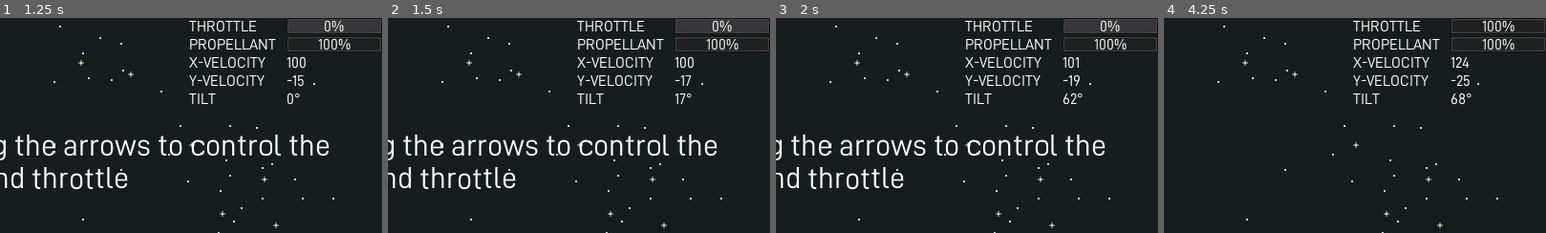
Above: before the commit, frames 1-4 (left to right).
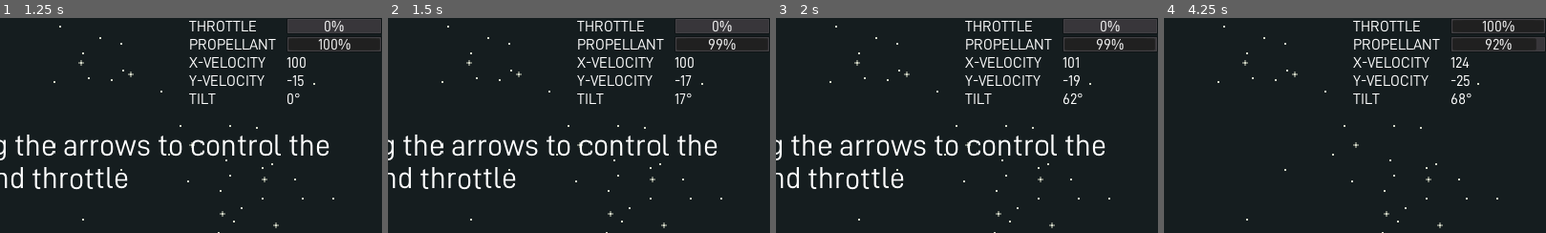
Above: after the commit, the same moments.

Repository: pbrandt1/lunar-lander
Game: Godot game, scene res://Main.tscn
Two runs of this game, one before a commit and one after it. Both use one fixed random seed, a clock stepped at 60 frames per second and the inputs below.
Inputs:
- Up to frame 1 (1.25 s): click "START" at 0.5 s
- Up to frame 2 (1.5 s): hold Right (ui_right) from 1.28 s (still down)
- Up to frame 3 (2 s): keep holding Right (ui_right)
- Up to frame 4 (4.25 s): release Right (ui_right) at 2.03 s; hold Left (ui_left) 2.03-2.78 s; hold Right (ui_right) 2.78-3.53 s; hold Up (ui_up) from 3.53 s (still down)
The pictures show only the part of the screen within x 50-100%, y 0-50%; the shares and areas given below are measured in that part.

Frame 1 is identical in both runs. In frame 2, 0.3% of the frame differs, in the area x 83-92%, y 9-15%; in frame 3, 0.3%; in frame 4, 0.4%, in the area x 83-100%, y 9-15%.

Commit message:
fix prop

Diff:
--- a/Vehicle.gd
+++ b/Vehicle.gd
@@ -11,6 +11,7 @@
 var throttle = 0.0
 var propellant = 100.0
 var rotation_rate = PI / 2 # radians per second
+var prop_exists = 1
 
 var playing = false
 var state_message = ''
@@ -41,7 +42,8 @@
 
 	# Throttle up/down
 	if Input.is_action_pressed("ui_up"):
-		throttle = 1
+		throttle = 1 * prop_exists
+		propellant -= 8 * delta
 	else:
 		throttle = 0
 
@@ -49,7 +51,7 @@
 	# If only left or right pressed, spin the vehicle
 	var left_rcs = Input.is_action_pressed("ui_left")
 	var right_rcs = Input.is_action_pressed("ui_right")
-	var rcs_on = left_rcs || right_rcs
+	var rcs_on = ( left_rcs || right_rcs ) && prop_exists > 0
 
 	# Animations
 	if throttle > 0 && rcs_on:
@@ -65,13 +67,19 @@
 	# notes for me. up / down incrememnt and decrement the raptor
 	# left and right pulse the left and right rcs respectively
 	if left_rcs:
-		rotation -= rotation_rate * delta
+		rotation -= rotation_rate * delta * prop_exists
+		propellant -= 1 * delta
 	if right_rcs:
-		rotation += rotation_rate * delta
+		rotation += rotation_rate * delta * prop_exists
+		propellant -= 1 * delta
 	if rotation > 2 * PI:
 		rotation -= 2 * PI;
 	if rotation < -2 * PI:
 		rotation += 2 * PI;
+
+	propellant = clamp(propellant, 0, 100.0)
+	if propellant == 0:
+		prop_exists = 0
 
 	position += velocity * delta
 	velocity.y += gravity_acc * delta
Not shown, added: assets/art/Screenshot.png.import
